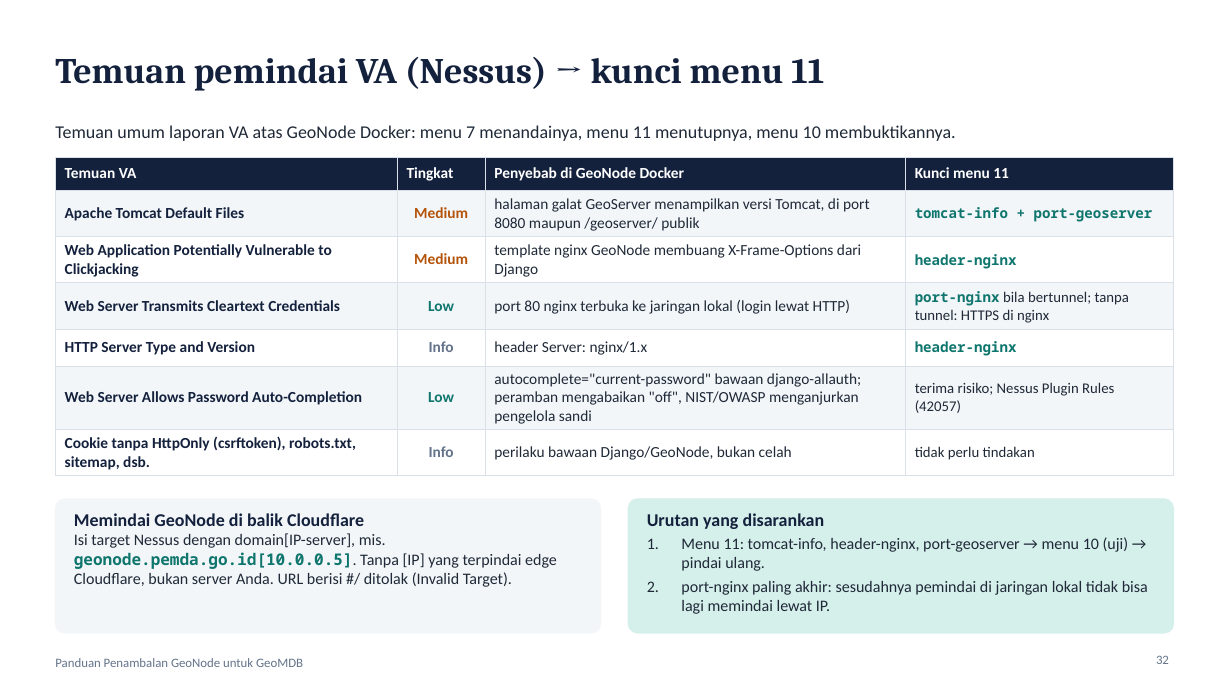
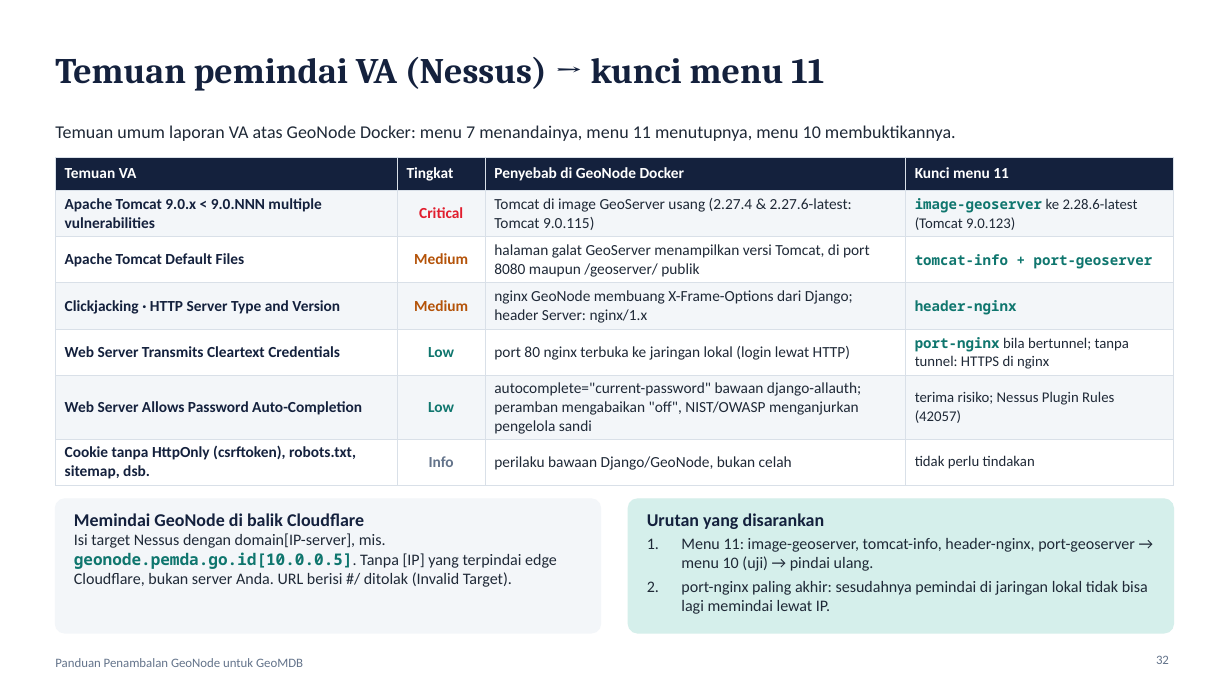
Before and after one commit to hariHK1/geonode-tambal-preserve, a slide deck: slide 32 of docs/Panduan-Penambalan-GeoNode-GeoMDB.pptx. Drawn at 1232x693 pixels with LibreOffice and Linux fonts; fonts in the diff are those of the drawing. Boxes give left, top, right and bottom in pixels: in the first picture for what was removed or moved away, otherwise in the second. Text is boxed around its words. In the diff, an @@ line names an element or a change of style, - is before the commit and + after.

```diff
--- a/docs/Panduan-Penambalan-GeoNode-GeoMDB.pptx
+++ b/docs/Panduan-Penambalan-GeoNode-GeoMDB.pptx
@@ table at bbox=[55, 157, 1174, 483] @@
+row 2: Apache Tomcat 9.0.x < 9.0.NNN multiple vulnerabilities | Critical | Tomcat di image GeoServer usang (2.27.4 & 2.27.6-latest: Tomcat 9.0.115) | image-geoserver ke 2.28.6-latest (Tomcat 9.0.123)
-row 4, column 1: Web Application Potentially Vulnerable to Clickjacking
+row 4, column 1: Clickjacking · HTTP Server Type and Version
-row 4, column 3: template nginx GeoNode membuang X-Frame-Options dari Django
+row 4, column 3: nginx GeoNode membuang X-Frame-Options dari Django; header Server: nginx/1.x
-row 5: HTTP Server Type and Version | Info | header Server: nginx/1.x | header-nginx
@@ text at bbox=[681, 538, 1135, 571]: text changed @@
-1. Menu 11: tomcat-info, header-nginx, port-geoserver → menu 10 (uji) → pindai ulang.
+1. Menu 11: image-geoserver, tomcat-info, header-nginx, port-geoserver → menu 10 (uji) → pindai ulang.
```
Also in this commit, not shown: 3 other slides changed, 2 other files.
